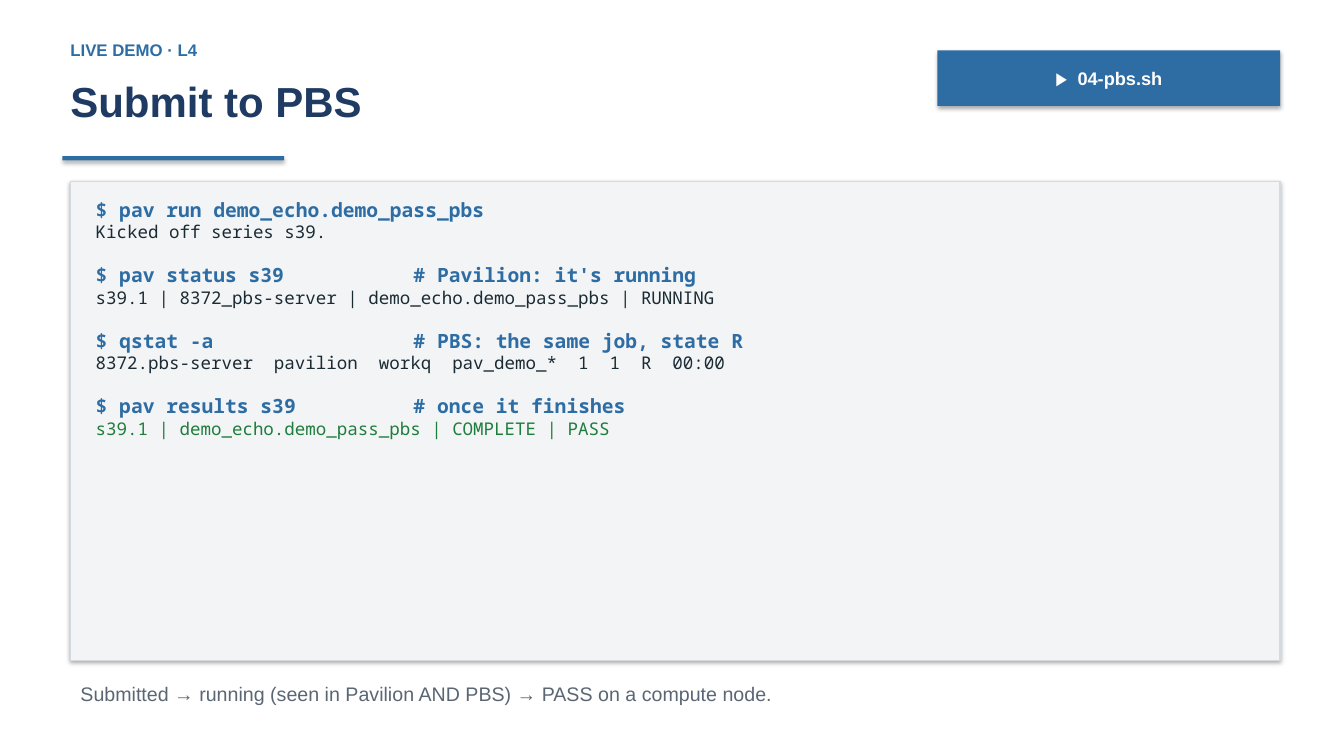
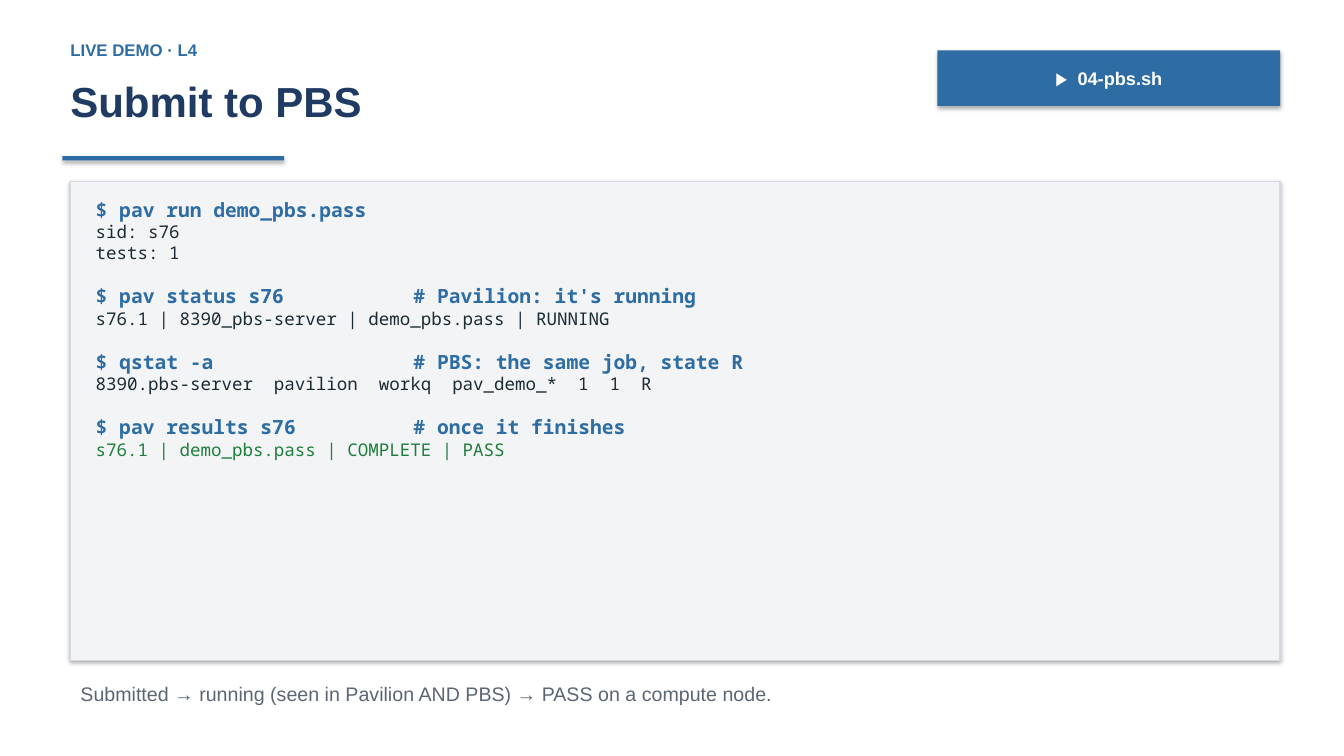
Before and after one commit to curtisecombsjr/pavilion-workshop, a slide deck: slide 26 of pavilion-workshop.pptx (slide 24 before the commit). Drawn at 1344x756 pixels with LibreOffice and Linux fonts; fonts in the diff are those of the drawing. Boxes give left, top, right and bottom in pixels: in the first picture for what was removed or moved away, otherwise in the second. Text is boxed around its words. In the diff, an @@ line names an element or a change of style, - is before the commit and + after.

```diff
--- a/pavilion-workshop.pptx
+++ b/pavilion-workshop.pptx
@@ text in rectangle at bbox=[96, 202, 696, 330]: text changed @@
-$ pav run demo_echo.demo_pass_pbs
-Kicked off series s39.
-$ pav status s39 # Pavilion: it's running
-s39.1 | 8372_pbs-server | demo_echo.demo_pass_pbs | RUNNING
+$ pav run demo_pbs.pass
+sid: s76
+tests: 1
+$ pav status s76 # Pavilion: it's running
+s76.1 | 8390_pbs-server | demo_pbs.pass | RUNNING
@@ text in rectangle at bbox=[96, 376, 652, 460]: text changed @@
-8372.pbs-server pavilion workq pav_demo_* 1 1 R 00:00
-$ pav results s39 # once it finishes
-s39.1 | demo_echo.demo_pass_pbs | COMPLETE | PASS
+8390.pbs-server pavilion workq pav_demo_* 1 1 R
+$ pav results s76 # once it finishes
+s76.1 | demo_pbs.pass | COMPLETE | PASS
```
Also in this commit, not shown: 17 other slides changed, 7 slides added, 19 other files.
